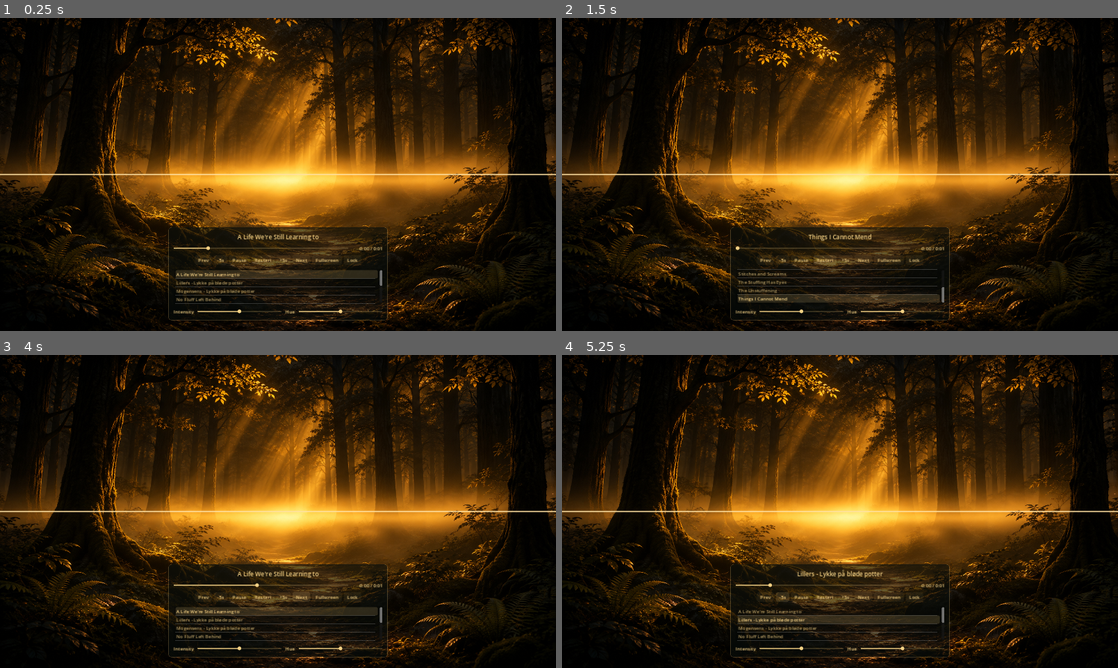
Above: before the commit, frames 1-4 (two rows, left to right).
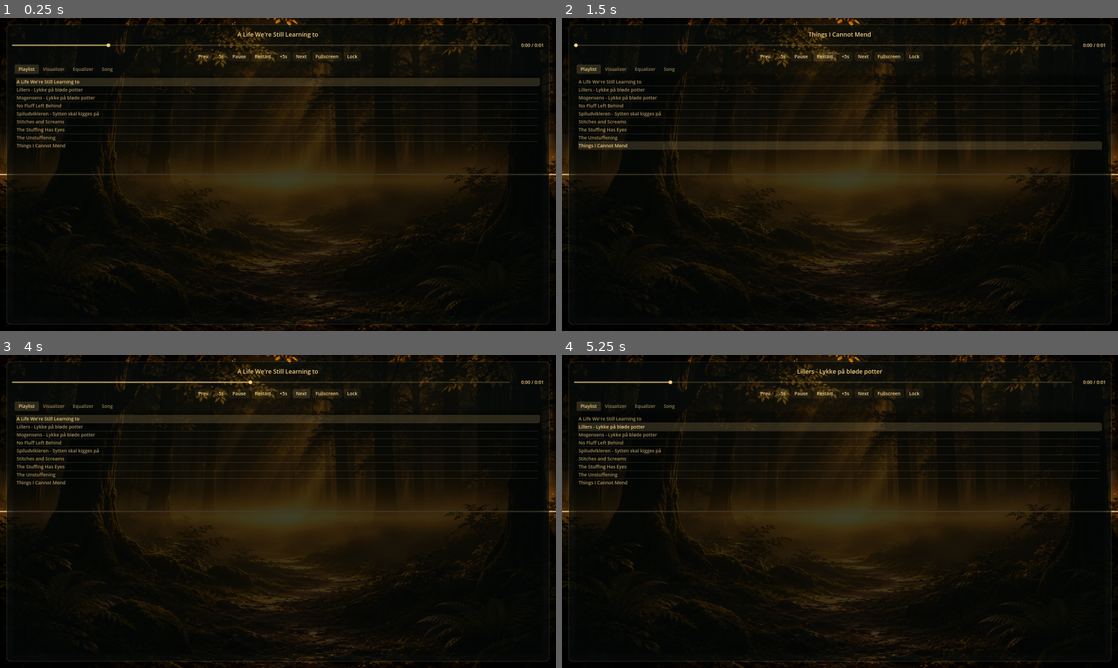
Above: after the commit, the same moments.

Repository: crosenlund79/ALifeWereStillLearningToLive
Game: Godot game, scene res://main.tscn
The game is run twice, just before and just after one commit, with the same random seed, the same clock (stepped at 60 frames per second) and the same inputs.
Inputs:
- Up to frame 1 (0.25 s): no input
- Up to frame 2 (1.5 s): click "Prev" at 0.5 s; click "Restart" at 1.25 s
- Up to frame 3 (4 s): click "Restart" at 2 s; click "Restart" at 2.75 s; click "Next" at 3.5 s
- Up to frame 4 (5.25 s): click "Next" at 4.25 s; click "-5s" at 5 s

The runs differ from the first frame. In frame 1, 43% of the frame differs, in the area x 1-100%, y 0-99%; in frame 2, 42%; in frame 3, 43%; in frame 4, 43%.

Commit message:
Add scrolling title, square grid visualizer, sensitivity, 7-band EQ, per-song settings
- Full-screen tabbed overlay (20px margins) that fits 800x600
- Scrolling track title with on/off toggle, hidden while overlay is visible
- Square Grid visualizer mode alongside the waveform, plus Sensitivity slider
- 7-band EQ mapped onto Godot's native AudioEffectEQ21, with reset and on/off
- Per-song background (backgrounds/) and visualizer colour, saved in settings.cfg
- External music/ and backgrounds/ folders next to the executable (or project
  folder in the editor), created on launch and loaded at runtime

Co-Authored-By: Claude Opus 5.5 <noreply@anthropic.com>
Claude-Session: https://claude.ai/code/session_01HoR6KEZPJXpwziMvcNPpsD

Diff:
--- a/music.gd
+++ b/music.gd
@@ -2,28 +2,58 @@
 
 signal track_changed(index: int)
 
-const MUSIC_DIR := "res://music"
 const EXTENSIONS := ["mp3", "ogg", "wav"]
+const IMAGE_EXTENSIONS := ["png", "jpg", "jpeg"]
 const SEEK_STEP := 5.0
 const RESTART_DELAY := 2.0
+const APP := "_app"  # Config section for app-wide settings; song sections are keyed by filename.
+const EQ_BANDS := [60.0, 150.0, 400.0, 1000.0, 2400.0, 6000.0, 15000.0]
+const EQ21_HZ := [22, 32, 44, 63, 90, 125, 175, 250, 350, 500, 700, 1000, 1400, 2000, 2800, 4000, 5600, 8000, 11000, 16000, 22000]
+
+# External folders sit next to the executable (or in the project folder when run from the editor).
+var base_dir: String = ProjectSettings.globalize_path("res://") if OS.has_feature("editor") else OS.get_executable_path().get_base_dir()
+var music_dir := base_dir.path_join("music")
+var backgrounds_dir := base_dir.path_join("backgrounds")
+var config_path := base_dir.path_join("settings.cfg")
+var settings := ConfigFile.new()
 
 var tracks: Array[String] = []
 var current := 0
 var restart_timer := Timer.new()
+var eq := AudioEffectEQ21.new()
+var eq_index := 0
 
 
 func _ready() -> void:
+	DirAccess.make_dir_recursive_absolute(music_dir)
+	DirAccess.make_dir_recursive_absolute(backgrounds_dir)
+	if FileAccess.file_exists(config_path):
+		settings.load(config_path)
+	else:
+		settings.save(config_path)
+
+	AudioServer.add_bus_effect(0, eq)
+	eq_index = AudioServer.get_bus_effect_count(0) - 1
+	apply_eq()
+
 	restart_timer.one_shot = true
 	restart_timer.timeout.connect(func(): play(0.0))
 	add_child(restart_timer)
 	finished.connect(next_track)
 
-	for file in DirAccess.get_files_at(MUSIC_DIR):
-		# Exported builds only list "track.mp3.import", not the original file.
-		var track := file.trim_suffix(".import").trim_suffix(".remap")
-		if track.get_extension().to_lower() in EXTENSIONS and track not in tracks:
-			tracks.append(track)
-	tracks.sort()
+	var names := []
+	for file in DirAccess.get_files_at(music_dir):
+		if file.get_extension().to_lower() in EXTENSIONS:
+			tracks.append(music_dir.path_join(file))
+			names.append(file)
+	# Exported builds also play tracks bundled into the package (listed as "track.mp3.import").
+	if not OS.has_feature("editor"):
+		for file in DirAccess.get_files_at("res://music"):
+			var track := file.trim_suffix(".import").trim_suffix(".remap")
+			if track.get_extension().to_lower() in EXTENSIONS and track not in names:
+				tracks.append("res://music/" + track)
+				names.append(track)
+	tracks.sort_custom(func(a, b): return a.get_file().naturalnocasecmp_to(b.get_file()) < 0)
 	play_track(0)
 
 
@@ -45,7 +75,7 @@
 		return
 	restart_timer.stop()
 	current = wrapi(index, 0, tracks.size())
-	stream = load(MUSIC_DIR.path_join(tracks[current]))
+	stream = _load_stream(tracks[current])
 	play()
 	stream_paused = false
 	track_changed.emit(current)
@@ -86,3 +116,83 @@
 func toggle_fullscreen() -> void:
 	var fs := DisplayServer.window_get_mode() == DisplayServer.WINDOW_MODE_FULLSCREEN
 	DisplayServer.window_set_mode(DisplayServer.WINDOW_MODE_WINDOWED if fs else DisplayServer.WINDOW_MODE_FULLSCREEN)
+
+
+func list_backgrounds() -> Array[String]:
+	var files: Array[String] = []
+	for file in DirAccess.get_files_at(backgrounds_dir):
+		if file.get_extension().to_lower() in IMAGE_EXTENSIONS:
+			files.append(file)
+	files.sort()
+	return files
+
+
+## Per-song settings for the current track, keyed by filename.
+func song_setting(key: String, fallback: Variant) -> Variant:
+	return settings.get_value(tracks[current].get_file(), key, fallback) if not tracks.is_empty() else fallback
+
+
+## Passing null removes the setting.
+func set_song_setting(key: String, value: Variant) -> void:
+	if not tracks.is_empty():
+		settings.set_value(tracks[current].get_file(), key, value)
+		settings.save(config_path)
+
+
+func app_setting(key: String, fallback: Variant) -> Variant:
+	return settings.get_value(APP, key, fallback)
+
+
+func set_app_setting(key: String, value: Variant) -> void:
+	settings.set_value(APP, key, value)
+	settings.save(config_path)
+
+
+## Spreads the 7 user bands across Godot's native 21-band EQ by log-frequency interpolation.
+func apply_eq() -> void:
+	var gains: Array = app_setting("eq_gains", [0.0, 0.0, 0.0, 0.0, 0.0, 0.0, 0.0])
+	for i in EQ21_HZ.size():
+		var x := log(float(EQ21_HZ[i]))
+		var db: float = gains[0] if x <= log(EQ_BANDS[0]) else gains[6]
+		for b in 6:
+			var x0: float = log(EQ_BANDS[b])
+			var x1: float = log(EQ_BANDS[b + 1])
+			if x >= x0 and x <= x1:
+				db = lerpf(gains[b], gains[b + 1], (x - x0) / (x1 - x0))
+		eq.set_band_gain_db(i, db)
+	AudioServer.set_bus_effect_enabled(0, eq_index, app_setting("eq_enabled", true))
+
+
+func _load_stream(path: String) -> AudioStream:
+	if path.begins_with("res://"):
+		return load(path)
+	match path.get_extension().to_lower():
+		"mp3":
+			var mp3 := AudioStreamMP3.new()
+			mp3.data = FileAccess.get_file_as_bytes(path)
+			return mp3
+		"ogg":
+			return AudioStreamOggVorbis.load_from_file(path)
+	return _load_wav(path)
+
+
+## Minimal PCM WAV reader (8/16-bit); Godot 4.3 has no runtime WAV loader.
+func _load_wav(path: String) -> AudioStreamWAV:
+	var bytes := FileAccess.get_file_as_bytes(path)
+	var wav := AudioStreamWAV.new()
+	var i := 12
+	while i + 8 <= bytes.size():
+		var id := bytes.slice(i, i + 4).get_string_from_ascii()
+		var size := bytes.decode_u32(i + 4)
+		if id == "fmt ":
+			wav.stereo = bytes.decode_u16(i + 10) == 2
+			wav.mix_rate = bytes.decode_u32(i + 12)
+			wav.format = AudioStreamWAV.FORMAT_8_BITS if bytes.decode_u16(i + 22) == 8 else AudioStreamWAV.FORMAT_16_BITS
+		elif id == "data":
+			var pcm := bytes.slice(i + 8, i + 8 + size)
+			if wav.format == AudioStreamWAV.FORMAT_8_BITS:
+				for j in pcm.size():
+					pcm[j] = (pcm[j] + 128) & 0xFF  # WAV 8-bit is unsigned; Godot expects signed.
+			wav.data = pcm
+		i += 8 + size + (size & 1)
+	return wav
--- a/project.godot
+++ b/project.godot
@@ -12,8 +12,6 @@
 
 window/size/viewport_width=1672
 window/size/viewport_height=941
-window/stretch/mode="canvas_items"
-window/stretch/aspect="expand"
 
 [rendering]
 
--- a/ui.gd
+++ b/ui.gd
@@ -3,15 +3,27 @@
 const GOLD := Color(0.96, 0.82, 0.52)
 const IDLE_TIME := 4.0
 const FADE_TIME := 0.8
+const SCROLL_SPEED := 70.0
+const EQ_LABELS := ["60", "150", "400", "1k", "2.4k", "6k", "15k"]
 
 @onready var music = $"../Music"
-@onready var waveform = $"../Waveform"
-
-var panel := PanelContainer.new()
+@onready var visualizer = $"../Waveform"
+@onready var background: TextureRect = $"../Background"
+@onready var default_background: Texture2D = background.texture
+
+var overlay := MarginContainer.new()
 var title := Label.new()
+var scroll_title := Label.new()
 var time_label := Label.new()
 var seek_bar := HSlider.new()
 var playlist := ItemList.new()
+var scroll_toggle := CheckButton.new()
+var background_select := OptionButton.new()
+var color_button := ColorPickerButton.new()
+var popups: Array[Popup] = []
+var eq_sliders: Array[VSlider] = []
+var eq_toggle := CheckButton.new()
+var backgrounds: Array[String] = []
 var play_button: Button
 var lock_button: Button
 var idle := 0.0
@@ -19,21 +31,22 @@
 
 
 func _ready() -> void:
+	get_window().min_size = Vector2i(800, 600)
 	theme = _make_theme()
 
-	var column := VBoxContainer.new()
-	column.set_anchors_and_offsets_preset(PRESET_FULL_RECT)
-	column.alignment = BoxContainer.ALIGNMENT_END
-	column.mouse_filter = MOUSE_FILTER_IGNORE
-	add_child(column)
-	panel.custom_minimum_size.x = 660
-	panel.size_flags_horizontal = SIZE_SHRINK_CENTER
-	column.add_child(panel)
-	var bottom_gap := Control.new()
-	bottom_gap.custom_minimum_size.y = 28
-	bottom_gap.mouse_filter = MOUSE_FILTER_IGNORE
-	column.add_child(bottom_gap)
-
+	scroll_title.add_theme_font_size_override("font_size", 26)
+	scroll_title.add_theme_color_override("font_color", Color(GOLD, 0.8))
+	scroll_title.add_theme_color_override("font_shadow_color", Color(0, 0, 0, 0.5))
+	scroll_title.add_theme_constant_override("shadow_offset_y", 2)
+	scroll_title.position.y = 28
+	add_child(scroll_title)
+
+	overlay.set_anchors_and_offsets_preset(PRESET_FULL_RECT)
+	for side in ["left", "right", "top", "bottom"]:
+		overlay.add_theme_constant_override("margin_" + side, 20)
+	add_child(overlay)
+	var panel := PanelContainer.new()
+	overlay.add_child(panel)
 	var box := VBoxContainer.new()
 	box.add_theme_constant_override("separation", 10)
 	panel.add_child(box)
@@ -71,19 +84,101 @@
 	lock_button = _button(buttons, "Lock", _on_lock)
 	lock_button.toggle_mode = true
 
-	playlist.custom_minimum_size.y = 110
+	var tabs := TabContainer.new()
+	tabs.size_flags_vertical = SIZE_EXPAND_FILL
+	tabs.focus_mode = FOCUS_NONE
+	tabs.get_tab_bar().focus_mode = FOCUS_NONE
+	box.add_child(tabs)
+
+	# Playlist
+	playlist.name = "Playlist"
 	playlist.focus_mode = FOCUS_NONE
 	for track in music.tracks:
-		playlist.add_item(track.get_basename())
+		playlist.add_item(track.get_file().get_basename())
 	playlist.item_clicked.connect(_on_playlist_clicked)
-	box.add_child(playlist)
-
-	var effects := HBoxContainer.new()
-	effects.add_theme_constant_override("separation", 12)
-	box.add_child(effects)
-	_slider(effects, "Intensity", 50.0, func(v: float): waveform.intensity_scale = v / 50.0)
-	_slider(effects, "Hue", 50.0, func(v: float): waveform.hue_sensitivity = v / 100.0)
-
+	tabs.add_child(playlist)
+
+	# Visualizer
+	var vis := _grid(tabs, "Visualizer")
+	var mode_select := OptionButton.new()
+	mode_select.add_item("Waveform")
+	mode_select.add_item("Square Grid")
+	mode_select.item_selected.connect(func(i: int): visualizer.mode = i)
+	_row(vis, "Visualizer", mode_select)
+	var sensitivity: float = music.app_setting("sensitivity", 100.0)
+	visualizer.sensitivity = sensitivity / 100.0
+	_row(vis, "Sensitivity", _slider(sensitivity, 200.0, _on_sensitivity))
+	_row(vis, "Intensity", _slider(50.0, 100.0, func(v: float): visualizer.intensity_scale = v / 50.0))
+	_row(vis, "Hue", _slider(50.0, 100.0, func(v: float): visualizer.hue_sensitivity = v / 100.0))
+	scroll_toggle.button_pressed = true
+	_row(vis, "Scrolling title", scroll_toggle)
+
+	# Equalizer
+	var eq_box := VBoxContainer.new()
+	eq_box.name = "Equalizer"
+	tabs.add_child(eq_box)
+	var bands := HBoxContainer.new()
+	bands.size_flags_vertical = SIZE_EXPAND_FILL
+	bands.alignment = BoxContainer.ALIGNMENT_CENTER
+	bands.add_theme_constant_override("separation", 22)
+	eq_box.add_child(bands)
+	var gains: Array = music.app_setting("eq_gains", [0.0, 0.0, 0.0, 0.0, 0.0, 0.0, 0.0])
+	for i in 7:
+		var column := VBoxContainer.new()
+		bands.add_child(column)
+		var value := Label.new()
+		value.horizontal_alignment = HORIZONTAL_ALIGNMENT_CENTER
+		value.custom_minimum_size.x = 44
+		var s := VSlider.new()
+		s.min_value = -12.0
+		s.max_value = 12.0
+		s.step = 0.5
+		s.value = gains[i]
+		s.size_flags_vertical = SIZE_EXPAND_FILL
+		s.size_flags_horizontal = SIZE_SHRINK_CENTER
+		s.focus_mode = FOCUS_NONE
+		s.value_changed.connect(_on_eq_changed.bind(value))
+		eq_sliders.append(s)
+		column.add_child(value)
+		column.add_child(s)
+		var freq := Label.new()
+		freq.text = EQ_LABELS[i]
+		freq.horizontal_alignment = HORIZONTAL_ALIGNMENT_CENTER
+		column.add_child(freq)
+		value.text = "%+.1f" % s.value
+	var eq_row := HBoxContainer.new()
+	eq_row.alignment = BoxContainer.ALIGNMENT_CENTER
+	eq_row.add_theme_constant_override("separation", 12)
+	eq_box.add_child(eq_row)
+	eq_toggle.text = "EQ On"
+	eq_toggle.focus_mode = FOCUS_NONE
+	eq_toggle.button_pressed = music.app_setting("eq_enabled", true)
+	eq_toggle.toggled.connect(func(on: bool):
+		music.set_app_setting("eq_enabled", on)
+		music.apply_eq())
+	eq_row.add_child(eq_toggle)
+	_button(eq_row, "Reset EQ", func():
+		for s in eq_sliders:
+			s.value = 0.0)
+
+	# Song
+	var song := _grid(tabs, "Song")
+	backgrounds = music.list_backgrounds()
+	background_select.add_item("Default")
+	for file in backgrounds:
+		background_select.add_item(file.get_basename())
+	background_select.item_selected.connect(_on_background_selected)
+	_row(song, "Background", background_select)
+	var color_row := HBoxContainer.new()
+	color_button.edit_alpha = false
+	color_button.focus_mode = FOCUS_NONE
+	color_button.size_flags_horizontal = SIZE_EXPAND_FILL
+	color_button.color_changed.connect(_on_color_changed)
+	color_row.add_child(color_button)
+	_button(color_row, "Default", _on_color_reset)
+	_row(song, "Visualizer colour", color_row)
+
+	popups = [mode_select.get_popup(), background_select.get_popup(), color_button.get_popup()]
 	music.track_changed.connect(_on_track_changed)
 	_on_track_changed(music.current)
 
@@ -91,16 +186,26 @@
 func _input(event: InputEvent) -> void:
 	if event is InputEventMouse or (event is InputEventKey and event.pressed):
 		idle = 0.0
-		panel.modulate.a = 1.0
-		panel.visible = true
+		overlay.modulate.a = 1.0
+		overlay.visible = true
 
 
 func _process(delta: float) -> void:
 	idle += delta
+	for p in popups:
+		if p.visible:
+			idle = 0.0
 	var target := 1.0 if lock_button.button_pressed or idle < IDLE_TIME else 0.0
-	panel.modulate.a = move_toward(panel.modulate.a, target, delta / FADE_TIME)
-	panel.visible = panel.modulate.a > 0.0
-	if not panel.visible:
+	overlay.modulate.a = move_toward(overlay.modulate.a, target, delta / FADE_TIME)
+	overlay.visible = overlay.modulate.a > 0.0
+
+	scroll_title.visible = scroll_toggle.button_pressed and not overlay.visible
+	if scroll_title.visible:
+		scroll_title.position.x -= SCROLL_SPEED * delta
+		if scroll_title.position.x < -scroll_title.size.x:
+			scroll_title.position.x = size.x
+
+	if not overlay.visible:
 		return
 	var length: float = music.stream.get_length() if music.stream else 0.0
 	seek_bar.max_value = maxf(length, 0.1)
@@ -114,9 +219,58 @@
 	if music.tracks.is_empty():
 		title.text = "No tracks in music/"
 		return
-	title.text = music.tracks[index].get_basename()
+	title.text = music.tracks[index].get_file().get_basename()
+	scroll_title.text = title.text
+	scroll_title.reset_size()
+	scroll_title.position.x = size.x
 	playlist.select(index)
 	playlist.ensure_current_is_visible()
+
+	var file_index := backgrounds.find(str(music.song_setting("background", "")))
+	background_select.select(file_index + 1)
+	_apply_background(file_index)
+
+	var color = music.song_setting("color", false)
+	var custom: bool = color is Color
+	color_button.color = color if custom else visualizer.GOLD
+	visualizer.set_base_color(color_button.color, custom)
+
+
+func _apply_background(file_index: int) -> void:
+	var image: Image = null
+	if file_index >= 0:
+		image = Image.load_from_file(music.backgrounds_dir.path_join(backgrounds[file_index]))
+	background.texture = ImageTexture.create_from_image(image) if image else default_background
+
+
+func _on_background_selected(i: int) -> void:
+	music.set_song_setting("background", backgrounds[i - 1] if i > 0 else null)
+	_apply_background(i - 1)
+
+
+func _on_color_changed(color: Color) -> void:
+	music.set_song_setting("color", color)
+	visualizer.set_base_color(color, true)
+
+
+func _on_color_reset() -> void:
+	music.set_song_setting("color", null)
+	color_button.color = visualizer.GOLD
+	visualizer.set_base_color(visualizer.GOLD, false)
+
+
+func _on_sensitivity(v: float) -> void:
+	visualizer.sensitivity = v / 100.0
+	music.set_app_setting("sensitivity", v)
+
+
+func _on_eq_changed(v: float, value_label: Label) -> void:
+	value_label.text = "%+.1f" % v
+	var gains := []
+	for s in eq_sliders:
+		gains.append(s.value)
+	music.set_app_setting("eq_gains", gains)
+	music.apply_eq()
 
 
 func _on_playlist_clicked(index: int, _pos: Vector2, button: int) -> void:
@@ -146,17 +300,37 @@
 	return b
 
 
-func _slider(parent: Control, text: String, value: float, on_change: Callable) -> void:
+func _slider(value: float, max_value: float, on_change: Callable) -> HSlider:
+	var s := HSlider.new()
+	s.max_value = max_value
+	s.value = value
+	s.size_flags_vertical = SIZE_SHRINK_CENTER
+	s.focus_mode = FOCUS_NONE
+	s.value_changed.connect(on_change)
+	return s
+
+
+func _grid(tabs: TabContainer, tab_name: String) -> GridContainer:
+	var margin := MarginContainer.new()
+	margin.name = tab_name
+	for side in ["left", "right", "top", "bottom"]:
+		margin.add_theme_constant_override("margin_" + side, 12)
+	tabs.add_child(margin)
+	var grid := GridContainer.new()
+	grid.columns = 2
+	grid.add_theme_constant_override("h_separation", 16)
+	grid.add_theme_constant_override("v_separation", 14)
+	margin.add_child(grid)
+	return grid
+
+
+func _row(grid: GridContainer, text: String, control: Control) -> void:
 	var label := Label.new()
 	label.text = text
-	parent.add_child(label)
-	var s := HSlider.new()
-	s.size_flags_horizontal = SIZE_EXPAND_FILL
-	s.size_flags_vertical = SIZE_SHRINK_CENTER
-	s.focus_mode = FOCUS_NONE
-	s.value = value
-	s.value_changed.connect(on_change)
-	parent.add_child(s)
+	grid.add_child(label)
+	control.size_flags_horizontal = SIZE_EXPAND_FILL
+	control.focus_mode = FOCUS_NONE
+	grid.add_child(control)
 
 
 func _time(seconds: float) -> String:
@@ -168,7 +342,7 @@
 	th.default_font_size = 14
 
 	var bg := StyleBoxFlat.new()
-	bg.bg_color = Color(0.03, 0.05, 0.04, 0.62)
+	bg.bg_color = Color(0.03, 0.05, 0.04, 0.66)
 	bg.border_color = Color(GOLD, 0.22)
 	bg.set_border_width_all(1)
 	bg.set_corner_radius_all(10)
@@ -195,24 +369,27 @@
 	track.set_corner_radius_all(2)
 	track.content_margin_top = 2
 	track.content_margin_bottom = 2
+	track.content_margin_left = 2
+	track.content_margin_right = 2
 	var fill := track.duplicate()
 	fill.bg_color = Color(GOLD, 0.65)
-	th.set_stylebox("slider", "HSlider", track)
-	th.set_stylebox("grabber_area", "HSlider", fill)
-	th.set_stylebox("grabber_area_highlight", "HSlider", fill)
-	th.set_icon("grabber", "HSlider", _dot(6, GOLD))
-	th.set_icon("grabber_highlight", "HSlider", _dot(7, GOLD))
-
-	var list_bg := StyleBoxFlat.new()
-	list_bg.bg_color = Color(0, 0, 0, 0.18)
-	list_bg.set_corner_radius_all(6)
-	list_bg.set_content_margin_all(6)
+	for slider in ["HSlider", "VSlider"]:
+		th.set_stylebox("slider", slider, track)
+		th.set_stylebox("grabber_area", slider, fill)
+		th.set_stylebox("grabber_area_highlight", slider, fill)
+		th.set_icon("grabber", slider, _dot(6, GOLD))
+		th.set_icon("grabber_highlight", slider, _dot(7, GOLD))
+
+	var inner := StyleBoxFlat.new()
+	inner.bg_color = Color(0, 0, 0, 0.18)
+	inner.set_corner_radius_all(6)
+	inner.set_content_margin_all(6)
 	var selected := StyleBoxFlat.new()
 	selected.bg_color = Color(GOLD, 0.16)
 	selected.set_corner_radius_all(4)
 	var hovered := selected.duplicate()
 	hovered.bg_color = Color(GOLD, 0.08)
-	th.set_stylebox("panel", "ItemList", list_bg)
+	th.set_stylebox("panel", "ItemList", inner)
 	th.set_stylebox("focus", "ItemList", StyleBoxEmpty.new())
 	th.set_stylebox("selected", "ItemList", selected)
 	th.set_stylebox("selected_focus", "ItemList", selected)
@@ -222,6 +399,21 @@
 	th.set_color("font_color", "ItemList", Color(GOLD, 0.7))
 	th.set_color("font_hovered_color", "ItemList", GOLD)
 	th.set_color("font_selected_color", "ItemList", GOLD)
+
+	th.set_stylebox("panel", "TabContainer", inner)
+	th.set_stylebox("tab_selected", "TabContainer", selected)
+	th.set_stylebox("tab_hovered", "TabContainer", hovered)
+	var unselected := StyleBoxEmpty.new()
+	th.set_stylebox("tab_unselected", "TabContainer", unselected)
+	th.set_stylebox("tab_focus", "TabContainer", StyleBoxEmpty.new())
+	for s in [selected, hovered, unselected]:
+		s.content_margin_left = 12
+		s.content_margin_right = 12
+		s.content_margin_top = 4
+		s.content_margin_bottom = 4
+	th.set_color("font_selected_color", "TabContainer", GOLD)
+	th.set_color("font_hovered_color", "TabContainer", GOLD)
+	th.set_color("font_unselected_color", "TabContainer", Color(GOLD, 0.6))
 	return th
 
 
--- a/waveform.gd
+++ b/waveform.gd
@@ -7,12 +7,18 @@
 const AMBER := Color(1.0, 0.68, 0.32)
 const GOLD := Color(1.0, 0.82, 0.45)
 
+enum Mode { WAVEFORM, GRID }
+
+var mode := Mode.WAVEFORM
 ## 1.0 is the original look; set from the Intensity slider (0–100% maps to 0–2).
 var intensity_scale := 1.0
-## 0 keeps pure gold; 1 allows the full gold–amber–copper range.
+## How easily the visuals react to audio; 1.0 is the original response (0–200% slider).
+var sensitivity := 1.0
+## 0 keeps the base colour; 1 allows the full palette range.
 var hue_sensitivity := 0.5
+var palette := [COPPER, AMBER, GOLD]
 
-var spectrum: AudioEffectSpectrumAnalyzerInstance
+var analyzer_index := 0
 var levels := PackedFloat32Array()
 var band := PackedInt32Array()  # 0 = low, 1 = vocal range, 2 = high
 var intensity := 0.0
@@ -23,7 +29,7 @@
 
 func _ready() -> void:
 	AudioServer.add_bus_effect(0, AudioEffectSpectrumAnalyzer.new())
-	spectrum = AudioServer.get_bus_effect_instance(0, AudioServer.get_bus_effect_count(0) - 1)
+	analyzer_index = AudioServer.get_bus_effect_count(0) - 1
 	levels.resize(POINTS)
 	band.resize(POINTS)
 	for i in POINTS:
@@ -31,21 +37,36 @@
 		band[i] = 0 if hz < 250.0 else (1 if hz < 3000.0 else 2)
 
 
+## Default (non-custom) keeps the original gold/amber/copper palette; a custom colour
+## gets a matching warmer, darker range so hue variation stays subtle around it.
+func set_base_color(c: Color, custom: bool) -> void:
+	if not custom:
+		palette = [COPPER, AMBER, GOLD]
+		return
+	palette = [
+		Color.from_hsv(wrapf(c.h - 0.06, 0.0, 1.0), minf(c.s * 1.1, 1.0), c.v * 0.78),
+		Color.from_hsv(wrapf(c.h - 0.03, 0.0, 1.0), c.s, c.v * 0.9),
+		c,
+	]
+
+
 func _process(delta: float) -> void:
 	t += delta
+	# Fetched each frame: adding other bus effects (the EQ) recreates effect instances.
+	var spectrum := AudioServer.get_bus_effect_instance(0, analyzer_index) as AudioEffectSpectrumAnalyzerInstance
 	var sums := [0.0, 0.0, 0.0]
 	for i in POINTS:
 		var a := MIN_HZ * pow(MAX_HZ / MIN_HZ, float(i) / POINTS)
 		var b := MIN_HZ * pow(MAX_HZ / MIN_HZ, float(i + 1) / POINTS)
 		var db := linear_to_db(spectrum.get_magnitude_for_frequency_range(a, b).length())
-		var v := clampf((db + 70.0) / 60.0, 0.0, 1.0)
+		var v := clampf((db + 70.0) / 60.0 * sensitivity, 0.0, 1.0)
 		levels[i] = lerpf(levels[i], v, 1.0 - exp(-delta * 4.0))
 		sums[band[i]] += levels[i]
 	var total: float = sums[0] + sums[1] + sums[2]
 	intensity = lerpf(intensity, total / POINTS, 1.0 - exp(-delta * 2.0))
 
-	# Hue drifts toward gold when the vocal range rises above its recent average,
-	# and toward amber/copper when lower or higher instruments dominate.
+	# Hue drifts toward the base colour when the vocal range rises above its recent
+	# average, and toward the warmer/darker tones when other instruments dominate.
 	if total > 1.0:
 		var vocal_share: float = sums[1] / total
 		vocal_avg = lerpf(vocal_avg, vocal_share, 1.0 - exp(-delta * 0.15))
@@ -54,7 +75,18 @@
 	queue_redraw()
 
 
+func _tone_color(x: float) -> Color:
+	return palette[0].lerp(palette[1], x * 2.0) if x < 0.5 else palette[1].lerp(palette[2], x * 2.0 - 1.0)
+
+
 func _draw() -> void:
+	if mode == Mode.GRID:
+		_draw_grid()
+	else:
+		_draw_waveform()
+
+
+func _draw_waveform() -> void:
 	var w := size.x
 	var cy := size.y * 0.5
 	var amp := size.y * 0.06 * intensity_scale
@@ -68,9 +100,31 @@
 		var y := sin(p * TAU * 3.0 + t * 0.8) * l * amp * envelope
 		line[i] = Vector2(p * w, cy + y)
 
-	var col: Color = COPPER.lerp(AMBER, tone * 2.0) if tone < 0.5 else AMBER.lerp(GOLD, tone * 2.0 - 1.0)
+	var col := _tone_color(tone)
 	var glow := (0.06 + intensity * 0.25) * intensity_scale
 	draw_polyline(line, Color(col, glow * 0.35), 14.0, true)
 	draw_polyline(line, Color(col, glow * 0.6), 7.0, true)
 	draw_polyline(line, Color(col, glow), 3.5, true)
 	draw_polyline(line, Color(col.lightened(0.35), 0.95), 1.5, true)
+
+
+## Columns map left→right from low to high frequencies; squares swell toward the
+## centre rows with band energy and overall volume.
+func _draw_grid() -> void:
+	var area := Rect2(size * Vector2(0.15, 0.32), size * Vector2(0.7, 0.36))
+	var spacing := clampf(area.size.y / 8.0, 14.0, 40.0)
+	var cols := int(area.size.x / spacing)
+	var rows := int(area.size.y / spacing)
+	var origin := area.get_center() - Vector2(cols - 1, rows - 1) * spacing * 0.5
+	for c in cols:
+		var p := (c + 0.5) / cols
+		var e := levels[int(p * (POINTS - 1))]
+		var col := _tone_color(clampf(tone - (1.0 - p) * 0.25 * hue_sensitivity, 0.0, 1.0))
+		for r in rows:
+			var dist := absf(r - (rows - 1) * 0.5) / maxf(rows * 0.5, 1.0)
+			var wobble := 0.88 + 0.12 * sin(t * 0.6 + c * 1.3 + r * 2.1)
+			var k := clampf((e * 1.3 + intensity * 0.4 - dist * 0.7) * wobble, 0.0, 1.0) * intensity_scale
+			var s := spacing * clampf(0.12 + 0.5 * k, 0.12, 0.8)
+			var center := origin + Vector2(c, r) * spacing
+			draw_rect(Rect2(center - Vector2(s, s), Vector2(s, s) * 2.0), Color(col, 0.07 * k))
+			draw_rect(Rect2(center - Vector2(s, s) * 0.5, Vector2(s, s)), Color(col.lightened(0.2), 0.3 + 0.5 * minf(k, 1.0)))
Not shown, added: backgrounds/.gdignore
Not shown, added: music/Lillers - Lykke på bløde potter.mp3.import
Not shown, added: music/Mogensens - Lykke på bløde potter.mp3.import
Not shown, added: music/No Fluff Left Behind.mp3.import
Not shown, added: music/Spiludvikleren - Sytten skal kigges på.mp3.import
Not shown, added: music/Stitches and Screams.mp3.import
Not shown, added: music/The Stuffing Has Eyes.mp3.import
Not shown, added: music/The Unstuffening.mp3.import
Not shown, added: music/Things I Cannot Mend.mp3.import
